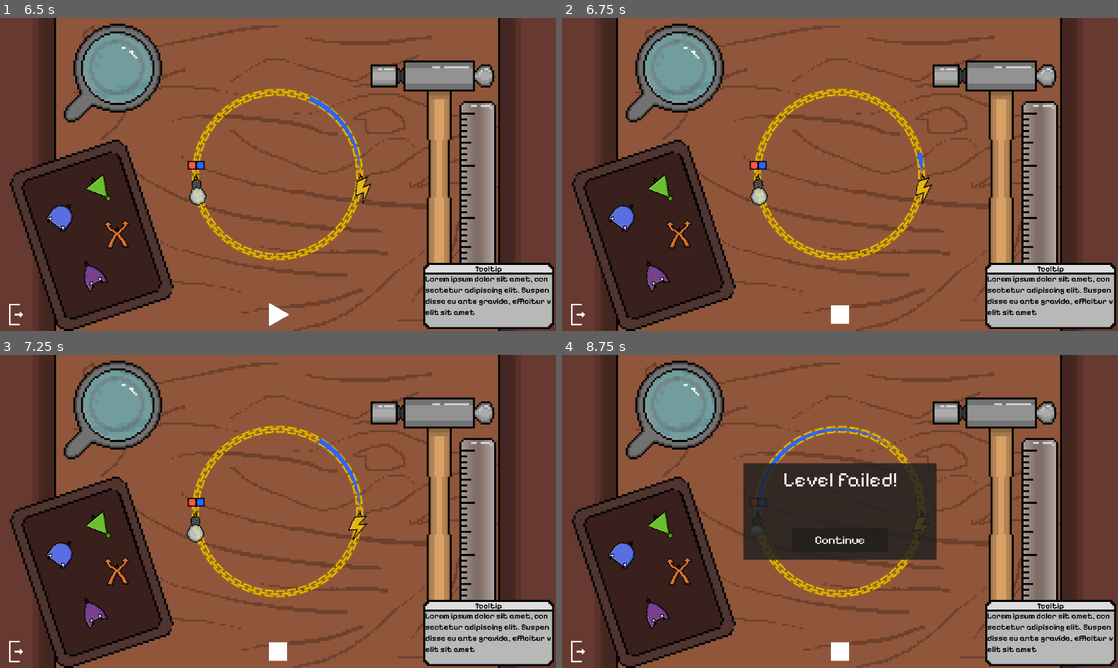
Above: before the commit, frames 1-4 (two rows, left to right).
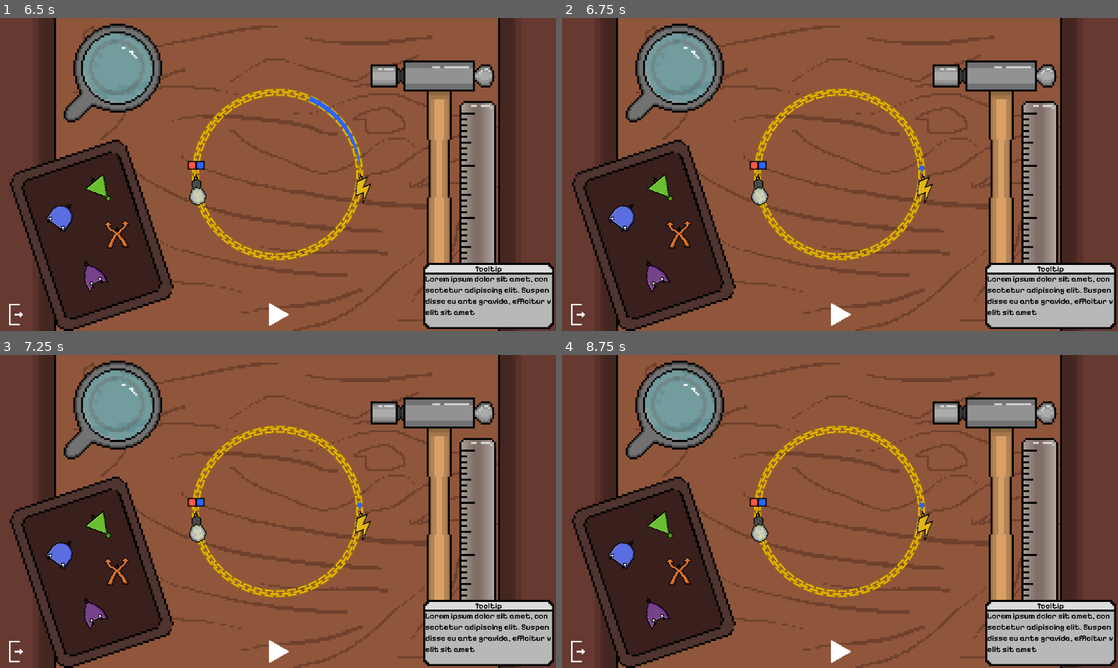
Above: after the commit, the same moments.

Repository: triangle-int/logi-charm
Game: Godot game, scene res://scenes/main_menu.tscn
Same seed, same stepped clock (60 frames per second), same inputs: the game is played once before the commit and once after it.
Inputs (mouse positions are in pixels of both pictures, inside the frame that each line leads up to):
- Up to frame 1 (6.5 s): click "Select Level" at 0.5 s; click "Select Level" at 1.25 s; click "00" at 2 s; click "00" at 2.75 s; click "00" at 3.5 s; click (278, 315) at 4.25 s; click (278, 315) at 5 s; click (278, 315) at 5.75 s
- Up to frame 2 (6.75 s): tap Enter (ui_accept) at 6.5 s; drag from (923, 190) to (662, 190) at 6.52 s
- Up to frame 3 (7.25 s): no input
- Up to frame 4 (8.75 s): drag from (756, 527) to (623, 552) at 7.27 s; move the mouse to (662, 527) at 8.02 s; click (662, 527) at 8.17 s

Frame 1 is identical in both runs. In frame 2, 0.3% of the frame differs, in the area x 33-67%, y 42-99%; in frame 3, 0.6%; in frame 4, 11%, in the area x 32-68%, y 23-99%.

Commit message:
Fixed toggle button

Diff:
--- a/scenes/game.tscn
+++ b/scenes/game.tscn
@@ -146,13 +146,10 @@
 offset_bottom = -9.0
 grow_horizontal = 2
 grow_vertical = 0
-toggle_mode = true
-texture_normal = ExtResource("24_p3hli")
-texture_pressed = ExtResource("25_8q741")
-texture_hover = ExtResource("24_p3hli")
-texture_disabled = ExtResource("24_p3hli")
 stretch_mode = 0
 script = ExtResource("25_qyscn")
+disabled_texture = ExtResource("24_p3hli")
+enabled_texture = ExtResource("25_8q741")
 
 [node name="ExitButton" type="TextureButton" parent="UI"]
 texture_filter = 1
--- a/scripts/ui/toggle_simulation_button.gd
+++ b/scripts/ui/toggle_simulation_button.gd
@@ -1,7 +1,37 @@
 extends TextureButton
 
-func _on_toggled(toggled_on):
-	if toggled_on:
+@export var disabled_texture: Texture2D
+@export var enabled_texture: Texture2D
+
+var enabled: bool
+
+func _ready():
+	enabled = false
+	update_texture()
+
+	ComponentsSignals.simulation_started.connect(
+		func():
+			enabled = true
+			update_texture()
+	)
+
+	ComponentsSignals.simulation_stopped.connect(
+		func():
+			enabled = false
+			update_texture()
+	)
+
+func _pressed():
+	enabled = not enabled
+
+	if enabled:
 		ComponentsSignals.start_simulation()
 	else:
 		ComponentsSignals.stop_simulation()
+
+func update_texture():
+	var texture = enabled_texture if enabled else disabled_texture
+	texture_normal = texture
+	texture_pressed = texture
+	texture_hover = texture
+	texture_disabled = texture
